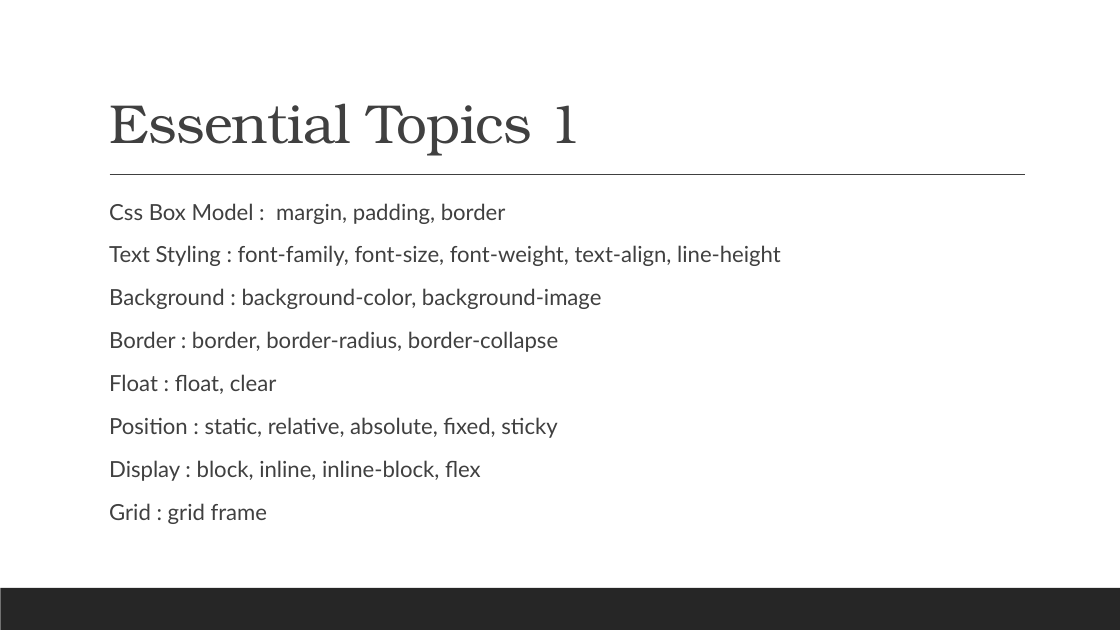
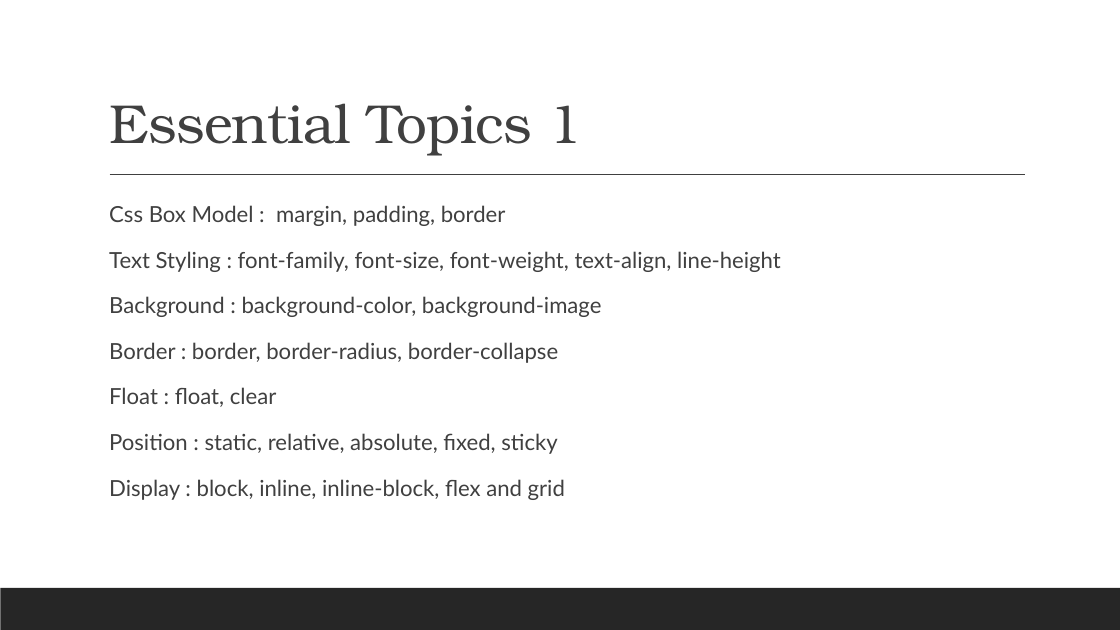
Before and after one commit to Kishore1071/CSS, a slide deck: slide 4 of CSS-Topics.pptx. Drawn at 1120x630 pixels with LibreOffice and Linux fonts; fonts in the diff are those of the drawing. Boxes give left, top, right and bottom in pixels: in the first picture for what was removed or moved away, otherwise in the second. Text is boxed around its words. In the diff, an @@ line names an element or a change of style, - is before the commit and + after.

Commit message:
Updated

```diff
--- a/CSS-Topics.pptx
+++ b/CSS-Topics.pptx
@@ text at <box>109,205,781,454</box>: line spacing 1 to 1.1 @@
@@ text at <box>109,479,565,500</box>: text changed @@
-  Display : block, inline, inline-block, flex
-  Grid : grid frame
+  Display : block, inline, inline-block, flex and grid
```
